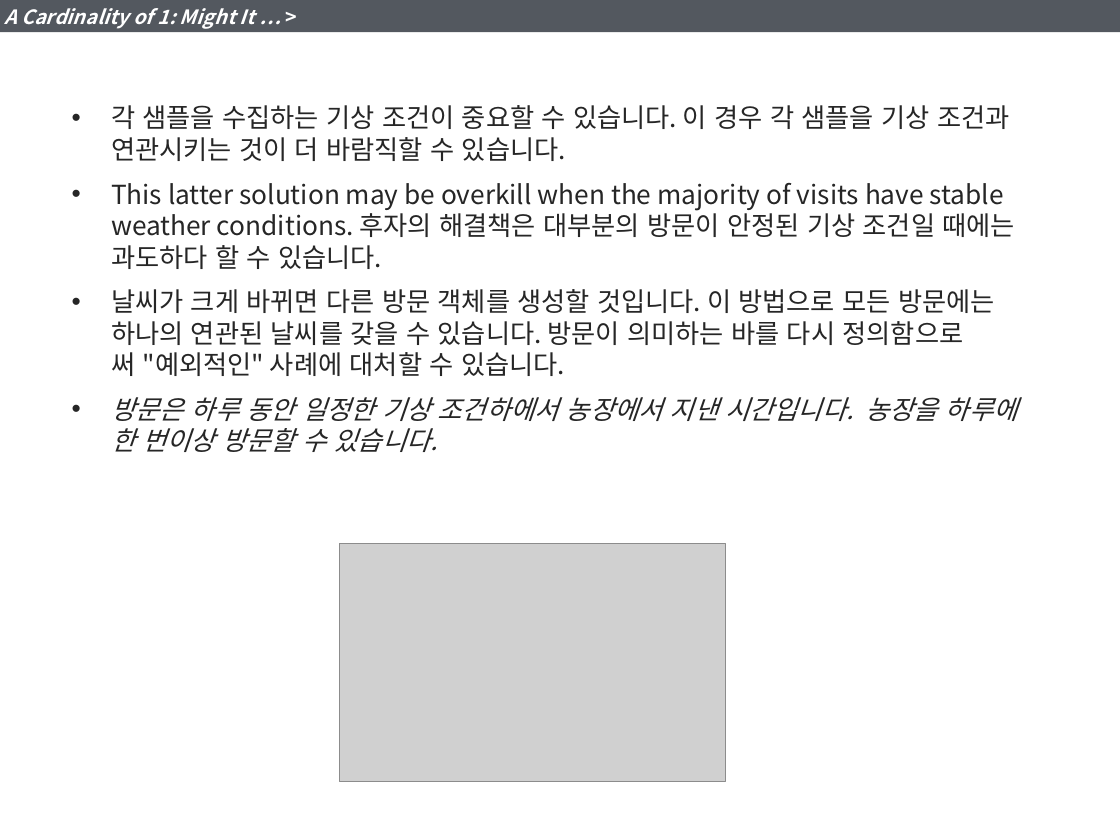
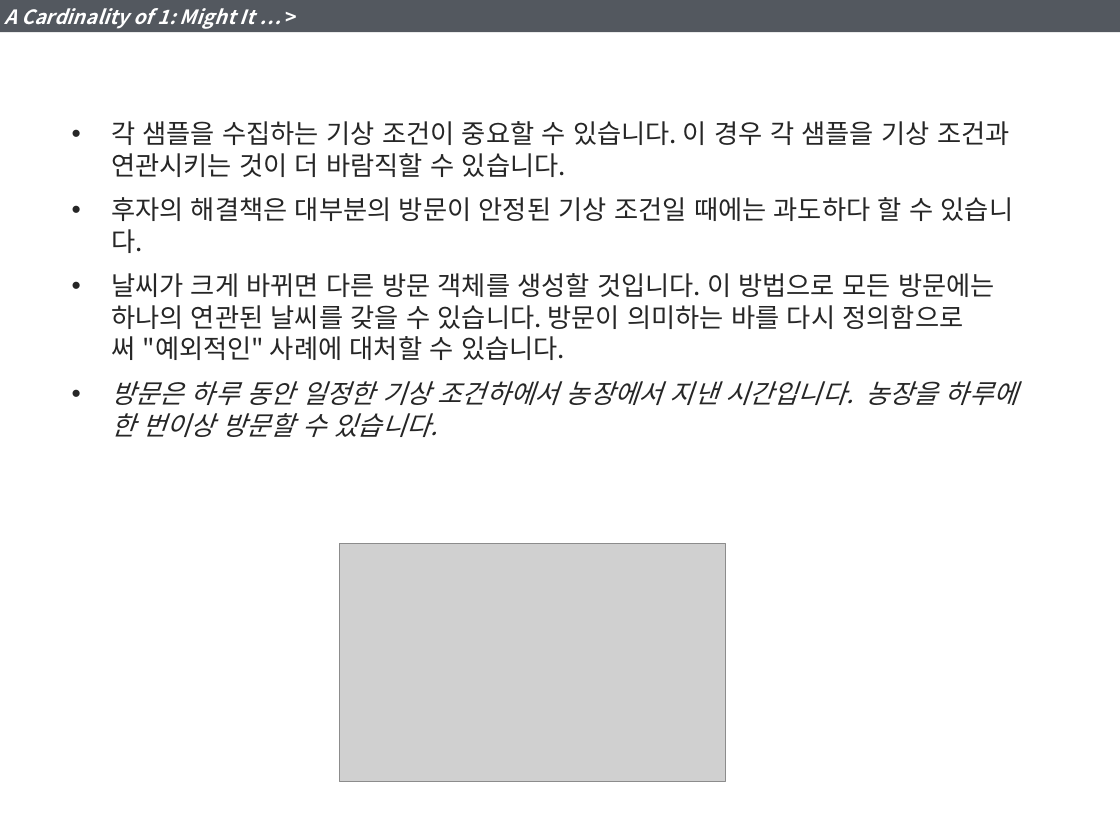
Before and after one commit to YoonJoon/KGarden, a slide deck: slide 18 of DBDesign/5_LearningfromDataModel.pptx. Drawn at 1120x840 pixels with LibreOffice and Linux fonts; fonts in the diff are those of the drawing; grey boxes stand for pictures. Boxes give left, top, right and bottom in pixels: in the first picture for what was removed or moved away, otherwise in the second. Text is boxed around its words. In the diff, an @@ line names an element or a change of style, - is before the commit and + after.

```diff
--- a/DBDesign/5_LearningfromDataModel.pptx
+++ b/DBDesign/5_LearningfromDataModel.pptx
@@ text at [111,197,1013,253]: text changed @@
-• This latter solution may be overkill when the majority of visits have stable weather conditions. 후자의 해결책은 대부분의 방문이 안정된 기상 조건일 때에는 과도하다 할 수 있습니다.
+• 후자의 해결책은 대부분의 방문이 안정된 기상 조건일 때에는 과도하다 할 수 있습니다.
```
Also in this commit, not shown: 6 other slides changed.
